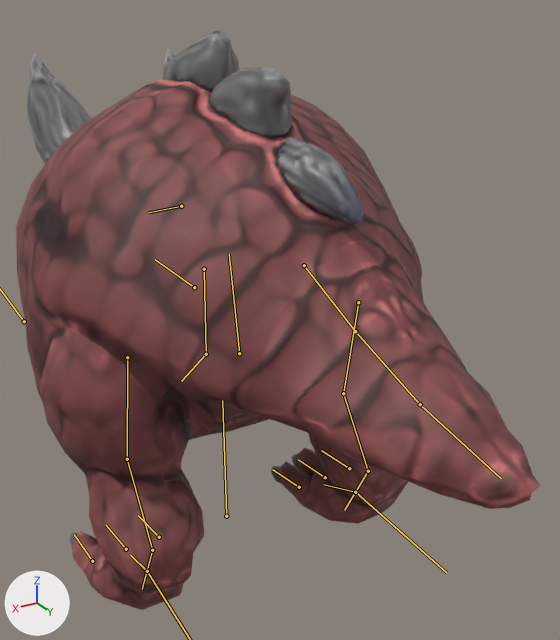
The glTF model W40K-TLM/models/enemies/E_Kamikaze/E_Kamikaze_final.gltf, before and after one commit.
Camera for both pictures: a 50 mm camera at (0.756, 1.539, 1.305) aimed at (-0.073, 0.158, 0.614). Arrows for +X, +Y and +Z are at lower left; the lights stay in place. Both versions are drawn at frame 0 of the action 'die'; the numbers are the values there. The bones that bend it are drawn over the model as lines.

Objects in the first picture: 'uña1_low'.
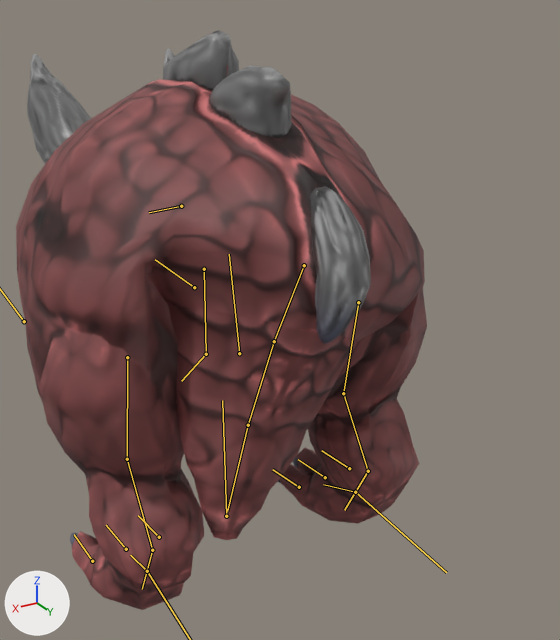
Where the change shows, as pixel boxes (x1, y1, x2, y2) in the pictures (560 x 640 px):
'uña1_low', posed (22% narrower)
    before: (16, 30, 540, 610)
    after: (16, 30, 427, 610)
bone 'Tail.001', root to tip
    before: (304, 265) to (355, 331)
    after: (304, 265) to (274, 341)
bone 'Tail.002', root to tip
    before: (355, 331) to (420, 404)
    after: (274, 341) to (248, 425)

Patch to the scene script:
```diff
--- a/W40K-TLM/models/enemies/E_Kamikaze/E_Kamikaze_final.gltf.py
+++ b/W40K-TLM/models/enemies/E_Kamikaze/E_Kamikaze_final.gltf.py
@@ bone_tail_001 @@
 bone_tail_001 = bpy.data.objects['Armature'].pose.bones['Tail.001']  # child of 'Body'
-bone_tail_001.rotation_quaternion = (0.99, -0.125, 0.0, 0.065)  # degrees (-14, 1, 7)
+bone_tail_001.rotation_quaternion = (-0.752, 0.628, 0.0, 0.201)  # degrees (-77, -15, -18)
@@ bone_tail_002 @@
 bone_tail_002 = bpy.data.objects['Armature'].pose.bones['Tail.002']  # child of 'Tail.001'
-bone_tail_002.rotation_quaternion = (0.999, 0.047, 0.0, -0.027)  # degrees (5, 0, -3)
+bone_tail_002.rotation_quaternion = (0.999, 0.04, 0.0, 0.009)  # degrees (5, 0, 1)
```
